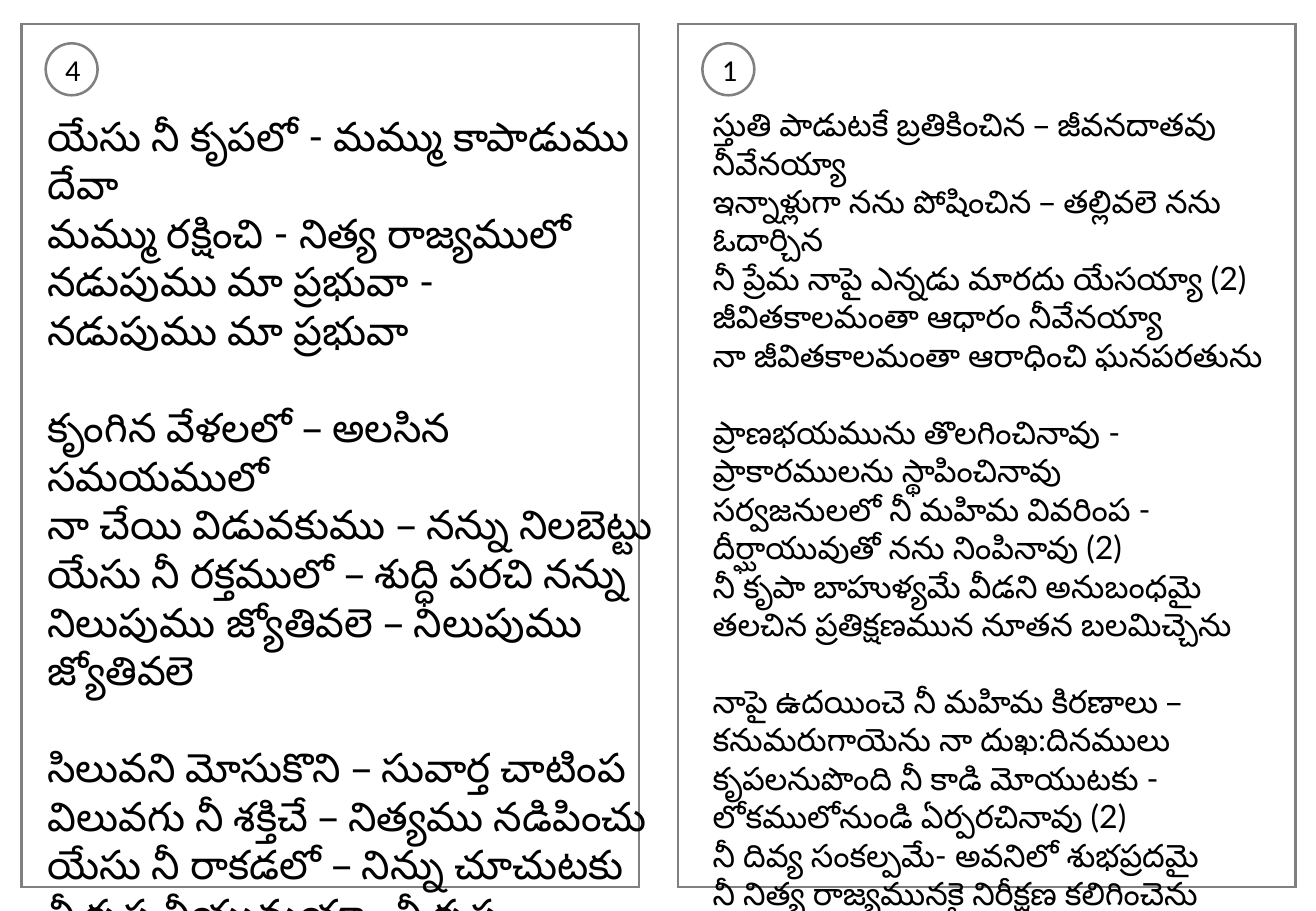
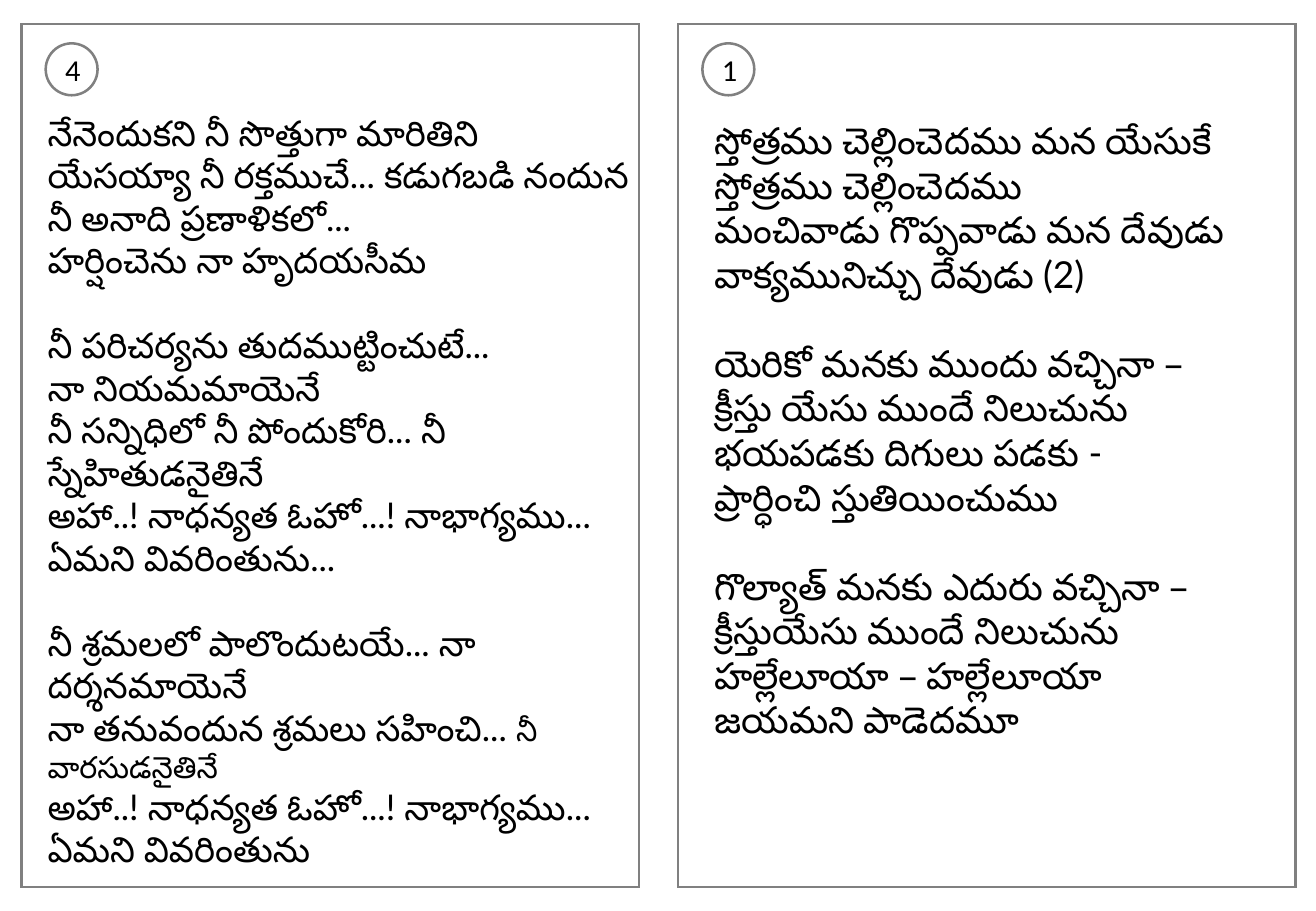
Before and after one commit to venu-webdev/songsDb, a slide deck: slide 1 of songsTemplate.pptx. Drawn at 1316x911 pixels with LibreOffice and Linux fonts; fonts in the diff are those of the drawing. Boxes give left, top, right and bottom in pixels: in the first picture for what was removed or moved away, otherwise in the second. Text is boxed around its words. In the diff, an @@ line names an element or a change of style, - is before the commit and + after.

```diff
--- a/songsTemplate.pptx
+++ b/songsTemplate.pptx
@@ text at box(48, 119, 628, 863): text changed; size 24 to 21 pt @@
-యేసు నీ కృపలో - మమ్ము కాపాడుము దేవా
-మమ్ము రక్షించి - నిత్య రాజ్యములో
-నడుపుము మా ప్రభువా -
-నడుపుము మా ప్రభువా
-కృంగిన వేళలలో – అలసిన సమయములో
-నా చేయి విడువకుము – నన్ను నిలబెట్టు
-యేసు నీ రక్తములో – శుద్ధి పరచి నన్ను
-నిలుపుము జ్యోతివలె – నిలుపుము జ్యోతివలె
-సిలువని మోసుకొని – సువార్త చాటింప
-విలువగు నీ శక్తిచే – నిత్యము నడిపించు
-యేసు నీ రాకడలో – నిన్ను చూచుటకు
-నీ కృప నీయుమయా –నీ కృప నీయుమయా
+నేనెందుకని నీ సొత్తుగా మారితిని
+యేసయ్యా నీ రక్తముచే... కడుగబడి నందున
+నీ అనాది ప్రణాళికలో...
+హర్షించెను నా హృదయసీమ
+నీ పరిచర్యను తుదముట్టించుటే...
+నా నియమమాయెనే
+నీ సన్నిధిలో నీ పోందుకోరి... నీ స్నేహితుడనైతినే
+అహా..! నాధన్యత ఓహో...! నాభాగ్యము...
+ఏమని వివరింతును...
+నీ శ్రమలలో పాలొందుటయే... నా దర్శనమాయెనే
+నా తనువందున శ్రమలు సహించి... నీ వారసుడనైతినే
+అహా..! నాధన్యత ఓహో...! నాభాగ్యము...
+ఏమని వివరింతును
@@ text at box(714, 128, 1224, 734): text changed; size 19 to 22 pt @@
-స్తుతి పాడుటకే బ్రతికించిన – జీవనదాతవు నీవేనయ్యా
-ఇన్నాళ్లుగా నను పోషించిన – తల్లివలె నను ఓదార్చిన
-నీ ప్రేమ నాపై ఎన్నడు మారదు యేసయ్యా (2)
-జీవితకాలమంతా ఆధారం నీవేనయ్యా
-నా జీవితకాలమంతా ఆరాధించి ఘనపరతును
-ప్రాణభయమును తొలగించినావు -
-ప్రాకారములను స్థాపించినావు
-సర్వజనులలో నీ మహిమ వివరింప -
-దీర్ఘాయువుతో నను నింపినావు (2)
-నీ కృపా బాహుళ్యమే వీడని అనుబంధమై
-తలచిన ప్రతిక్షణమున నూతన బలమిచ్చెను
-నాపై ఉదయించె నీ మహిమ కిరణాలు –
-కనుమరుగాయెను నా దుఖ:దినములు
-కృపలనుపొంది నీ కాడి మోయుటకు -
-లోకములోనుండి ఏర్పరచినావు (2)
-నీ దివ్య సంకల్పమే- అవనిలో శుభప్రదమై
-నీ నిత్య రాజ్యమునకై నిరీక్షణ కలిగించెను
+స్తోత్రము చెల్లించెదము మన యేసుకే
+స్తోత్రము చెల్లించెదము
+మంచివాడు గొప్పవాడు మన దేవుడు
+వాక్యమునిచ్చు దేవుడు (2)
+యెరికో మనకు ముందు వచ్చినా –
+క్రీస్తు యేసు ముందే నిలుచును
+భయపడకు దిగులు పడకు -
+ప్రార్ధించి స్తుతియించుము
+గొల్యాత్ మనకు ఎదురు వచ్చినా –
+క్రీస్తుయేసు ముందే నిలుచును
+హల్లేలూయా – హల్లేలూయా
+జయమని పాడెదమూ
```
Also in this commit, not shown: 1 other slide changed, 8 other files.
